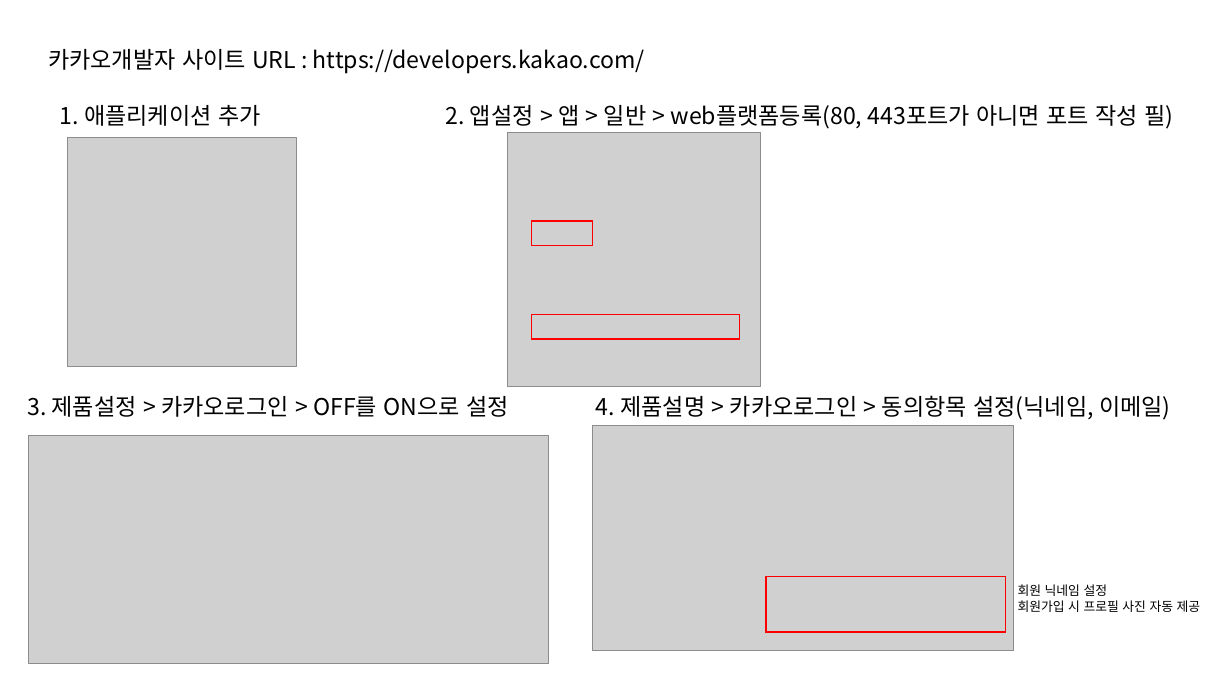
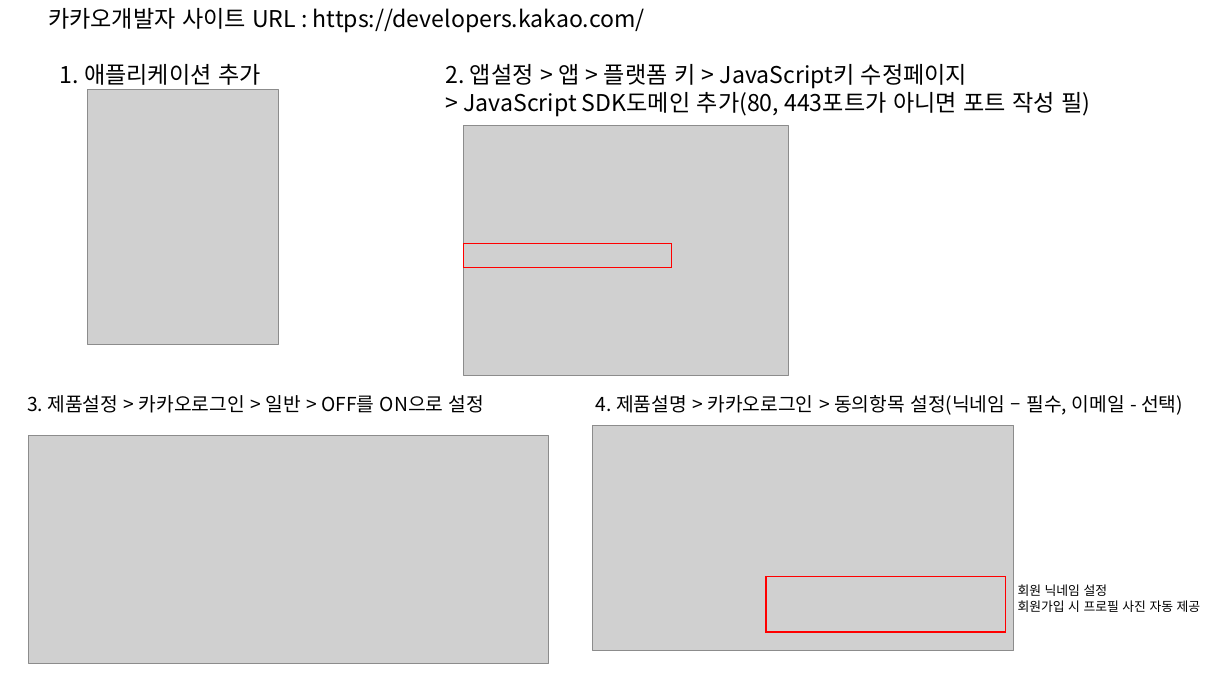
Before and after one commit to seongjinmoon/homepage2026, a slide deck: slide 13 of homepage2026/Document/2학기/1주차/1~3주차 수업자료.pptx (slide 10 before the commit). Drawn at 1232x693 pixels with LibreOffice and Linux fonts; fonts in the diff are those of the drawing; grey boxes stand for pictures. Boxes give left, top, right and bottom in pixels: in the first picture for what was removed or moved away, otherwise in the second. Text is boxed around its words. In the diff, an @@ line names an element or a change of style, - is before the commit and + after.

```diff
--- a/homepage2026/Document/2학기/1주차/1~3주차 수업자료.pptx
+++ b/homepage2026/Document/2학기/1주차/1~3주차 수업자료.pptx
@@ text "카카오개발자 사이트 URL : https://developers.kakao.com/" moved from (x1=48, y1=49, x2=645, y2=74) to (x1=48, y1=8, x2=645, y2=33) @@
@@ text "1. 애플리케이션 추가" moved from (x1=60, y1=105, x2=261, y2=126) to (x1=60, y1=64, x2=261, y2=85) @@
@@ text at (x1=445, y1=64, x2=1090, y2=116): text changed @@
-2. 앱설정 > 앱 > 일반 > web플랫폼등록(80, 443포트가 아니면 포트 작성 필)
+2. 앱설정 > 앱 > 플랫폼 키 > JavaScript키 수정페이지
+> JavaScript SDK도메인 추가(80, 443포트가 아니면 포트 작성 필)
@@ picture resized from (x1=67, y1=138, x2=297, y2=367) to (x1=88, y1=90, x2=278, y2=345) @@
@@ picture resized from (x1=507, y1=132, x2=761, y2=387) to (x1=463, y1=126, x2=788, y2=375) @@
@@ rectangle removed at (x1=531, y1=221, x2=592, y2=245) @@
@@ rectangle moved from (x1=531, y1=315, x2=739, y2=339) to (x1=463, y1=243, x2=671, y2=267) @@
@@ text at (x1=27, y1=395, x2=484, y2=413): text changed; size 18 to 15 pt @@
-3. 제품설정 > 카카오로그인 > OFF를 ON으로 설정
+3. 제품설정 > 카카오로그인 > 일반 > OFF를 ON으로 설정
@@ text at (x1=596, y1=395, x2=1183, y2=415): text changed; size 18 to 15 pt @@
-4. 제품설명 > 카카오로그인 > 동의항목 설정(닉네임, 이메일)
+4. 제품설명 > 카카오로그인 > 동의항목 설정(닉네임 – 필수, 이메일 - 선택)
```
Also in this commit, not shown: 1 other slide changed, 4 slides added, 1 slide removed, 10 other files.
